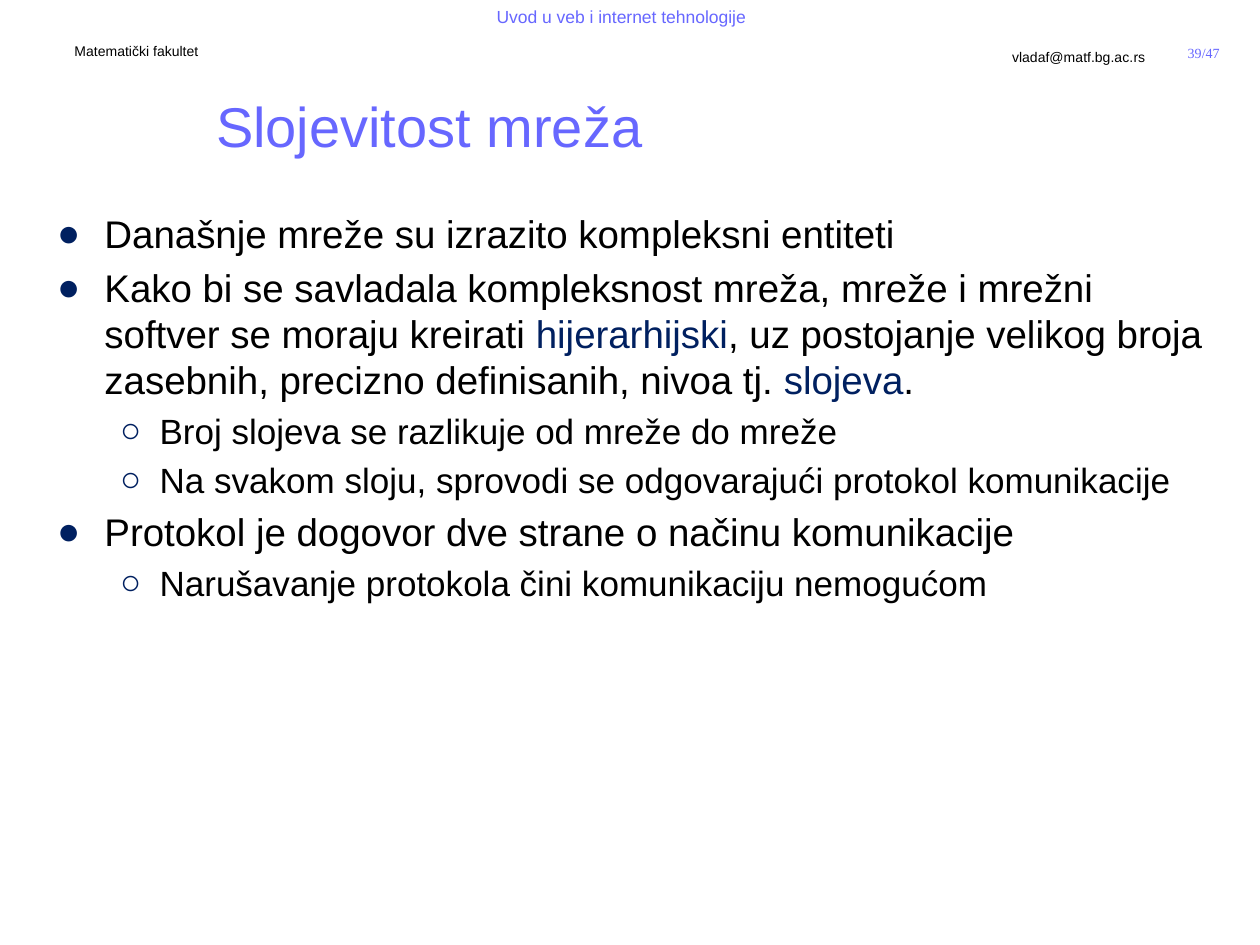
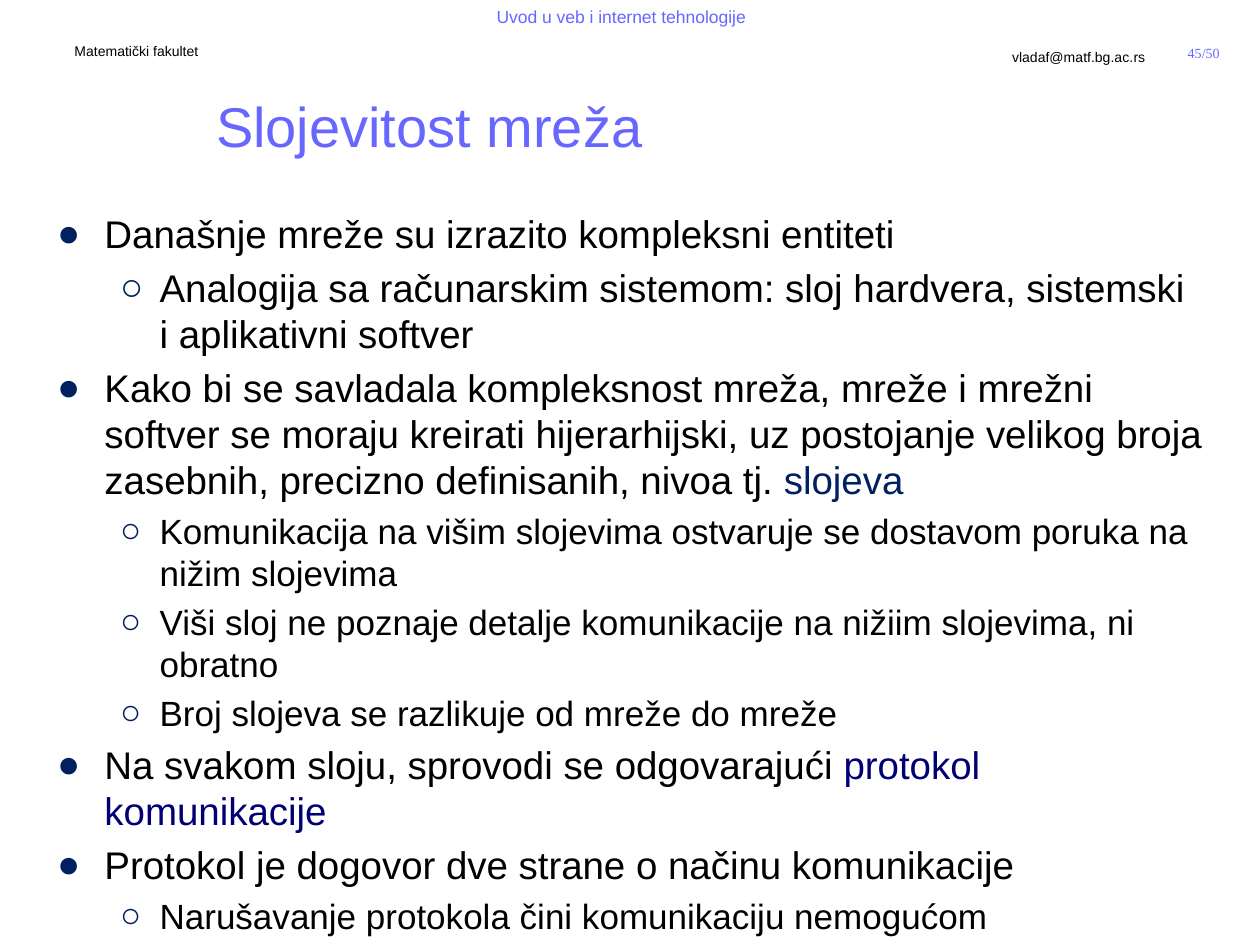
Before and after one commit to MatfUVIT/info, a slide deck: slide 45 of predavanja/prezentacije/UVIT01-01-Uvod u racunarske mreze.pptx (slide 39 before the commit). Drawn at 1260x945 pixels with LibreOffice and Linux fonts; fonts in the diff are those of the drawing; background and template pictures are left out. Boxes give left, top, right and bottom in pixels: in the first picture for what was removed or moved away, otherwise in the second. Text is boxed around its words. In the diff, an @@ line names an element or a change of style, - is before the commit and + after.

```diff
--- a/predavanja/prezentacije/UVIT01-01-Uvod u racunarske mreze.pptx
+++ b/predavanja/prezentacije/UVIT01-01-Uvod u racunarske mreze.pptx
@@ page number at (1188, 49, 1220, 58): text changed @@
-39/47
+45/50
@@ text at (104, 274, 1201, 678): text changed @@
-● Kako bi se savladala kompleksnost mreža, mreže i mrežni softver se moraju kreirati hijerarhijski, uz postojanje velikog broja zasebnih, precizno definisanih, nivoa tj. slojeva.
+  ○ Analogija sa računarskim sistemom: sloj hardvera, sistemski i aplikativni softver
+● Kako bi se savladala kompleksnost mreža, mreže i mrežni softver se moraju kreirati hijerarhijski, uz postojanje velikog broja zasebnih, precizno definisanih, nivoa tj. slojeva
+  ○ Komunikacija na višim slojevima ostvaruje se dostavom poruka na nižim slojevima
+  ○ Viši sloj ne poznaje detalje komunikacije na nižiim slojevima, ni obratno
@@ text at (104, 750, 981, 833): size 20 to 22 pt in "Na svakom sloju, sprovodi se odgovarajući protokol ..."; text colour #000000 to #000073 in "protokol komunikacije"; bullet ○ to ●; list level 2 to 1 in "Na svakom sloju, sprovodi se ..." @@
```
Also in this commit, not shown: 26 other slides changed, 7 slides added, 1 slide removed, 4 other files.
